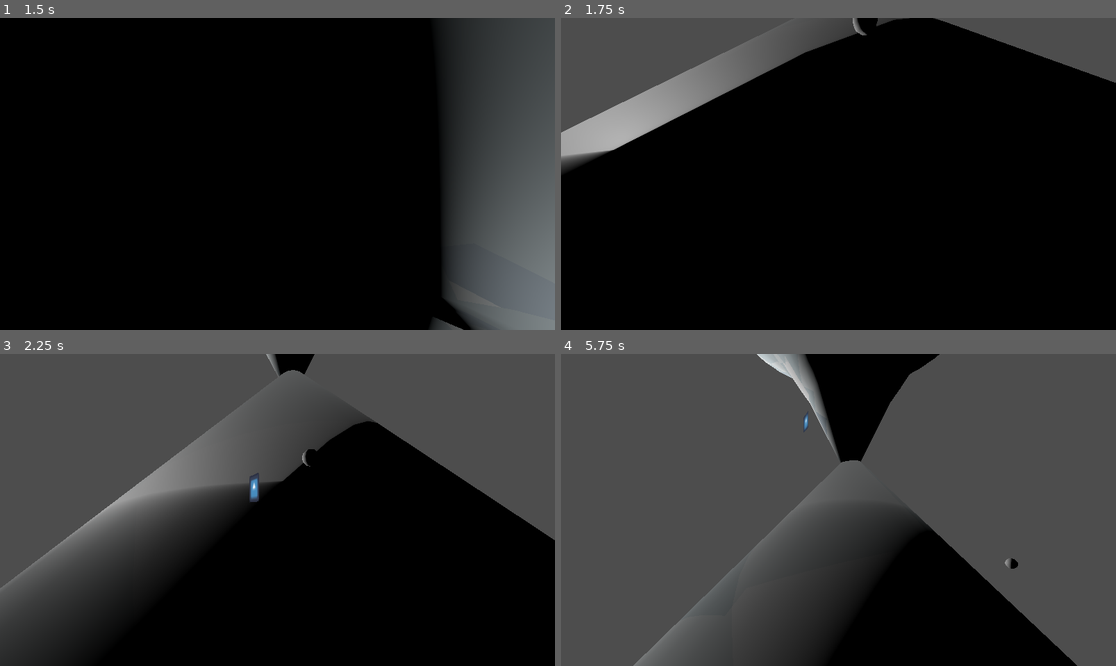
Above: before the commit, frames 1-4 (two rows, left to right).
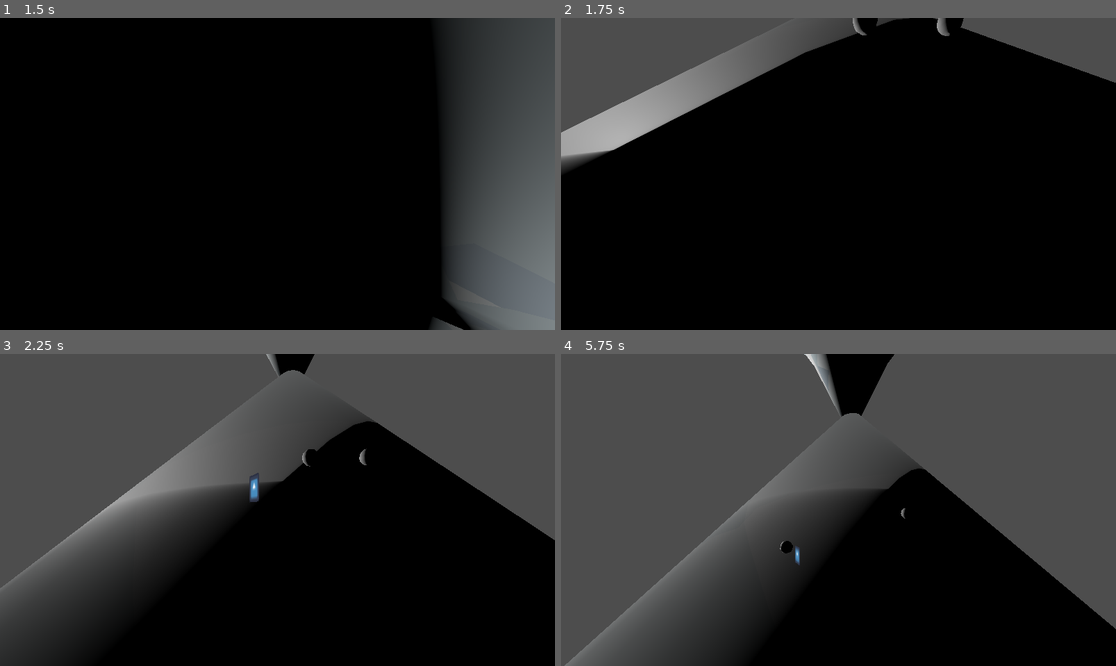
Above: after the commit, the same moments.

Repository: CodingBigTime/pencil-chisel-code-2023
Game: Godot game, scene res://scenes/main.tscn
The game is run twice, just before and just after one commit, with the same random seed, the same clock (stepped at 60 frames per second) and the same inputs. The engine's default icon, where the game draws it, is replaced by a stand-in: a white triangle on a blue panel in a dark square.
Inputs:
- Up to frame 1 (1.5 s): tap Enter (ui_accept) at 0.5, 0.77 s; hold D (right) 0.53-1.28 s; hold S (down) from 1.28 s (still down)
- Up to frame 2 (1.75 s): keep holding S (down); tap Enter (ui_accept) at 1.52 s
- Up to frame 3 (2.25 s): release S (down) at 2.03 s; hold D (right) from 2.03 s (still down)
- Up to frame 4 (5.75 s): release D (right) at 2.78 s; hold W (up) 2.78-3.53 s; tap Enter (ui_accept) at 3.02, 3.77, 4.52 s; hold A (left) 3.53-5.03 s; hold S (down) from 5.03 s (still down)

Frame 1 is identical in both runs. In frame 2, 0.2% of the frame differs, in the area x 67-73%, y 0-6%; in frame 3, less than 0.1%; in frame 4, 26%, in the area x 0-100%, y 0-100%.

Commit message:
Single impulse per collision.

Diff:
--- a/actors/player.gd
+++ b/actors/player.gd
@@ -34,7 +34,5 @@
 	for i in range(get_slide_collision_count()):
 		var collision = get_slide_collision(i)
 		var collider = collision.get_collider()
-		print(collider.is_in_group("weapon"))
 		if collider.is_in_group("weapon"):
-			print("Emitting")
-			launch_weapon.emit(collider.name, 10)
+			launch_weapon.emit(collider.get_parent().name, velocity * 3)
--- a/objects/glacier.gd
+++ b/objects/glacier.gd
@@ -1,5 +1,6 @@
 extends Node3D
 
+var launched = false
 
 func _ready():
 	var player_node = get_node_or_null("/root/Map/player")
@@ -8,6 +9,13 @@
 	else:
 		print("Player node not found")
 
-func _launch(collider_name, launch_strength):
-	var rb = get_node("RigidBody3D")
-	rb.apply_impulse(Vector3(0, 0, -1) * launch_strength)
+
+func _launch(collider_name, velocity):
+	# var player_node = get_node_or_null("/root/Map/player")
+	# print(self.name)
+	# print(collider_name)
+	if collider_name == name and not launched:
+		launched = true
+		var rb = get_node("RigidBody3D")
+		rb.gravity_scale = 1
+		rb.apply_impulse(velocity)
--- a/scenes/main.tscn
+++ b/scenes/main.tscn
@@ -25,3 +25,6 @@
 
 [node name="Glacier" parent="." instance=ExtResource("4_f4xd1")]
 transform = Transform3D(1, 0, 0, 0, 1, 0, 0, 0, 1, 22.3333, 126.834, 9.29976)
+
+[node name="Glacier2" parent="." instance=ExtResource("4_f4xd1")]
+transform = Transform3D(1, 0, 0, 0, 1, 0, 0, 0, 1, 23.3759, 126.798, 5.98898)
